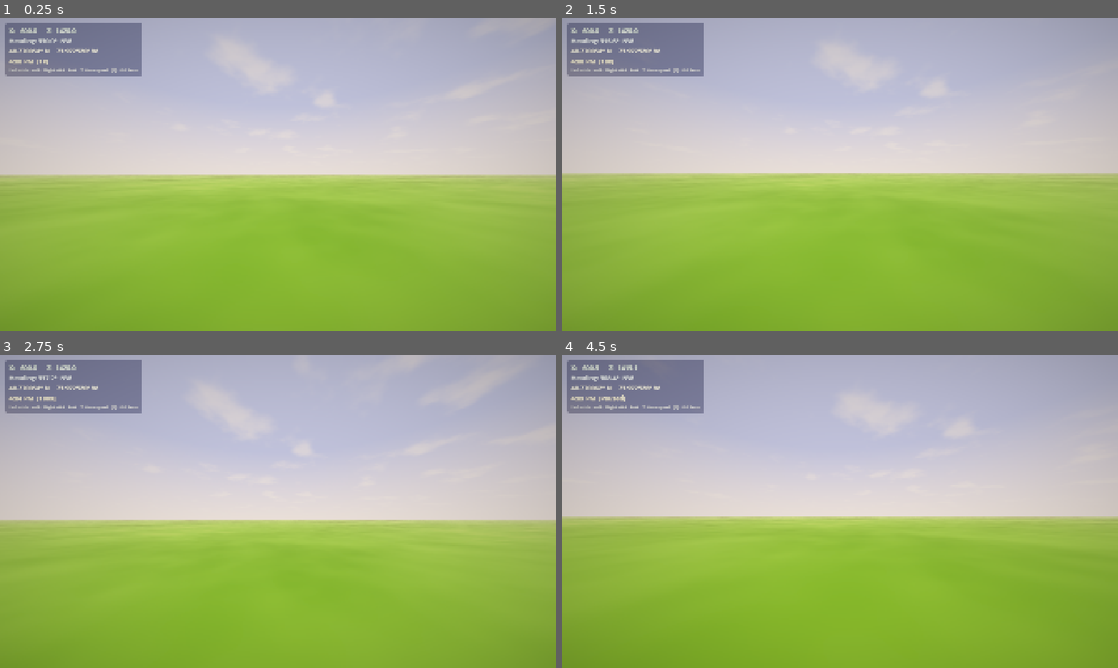
Above: before the commit, frames 1-4 (two rows, left to right).
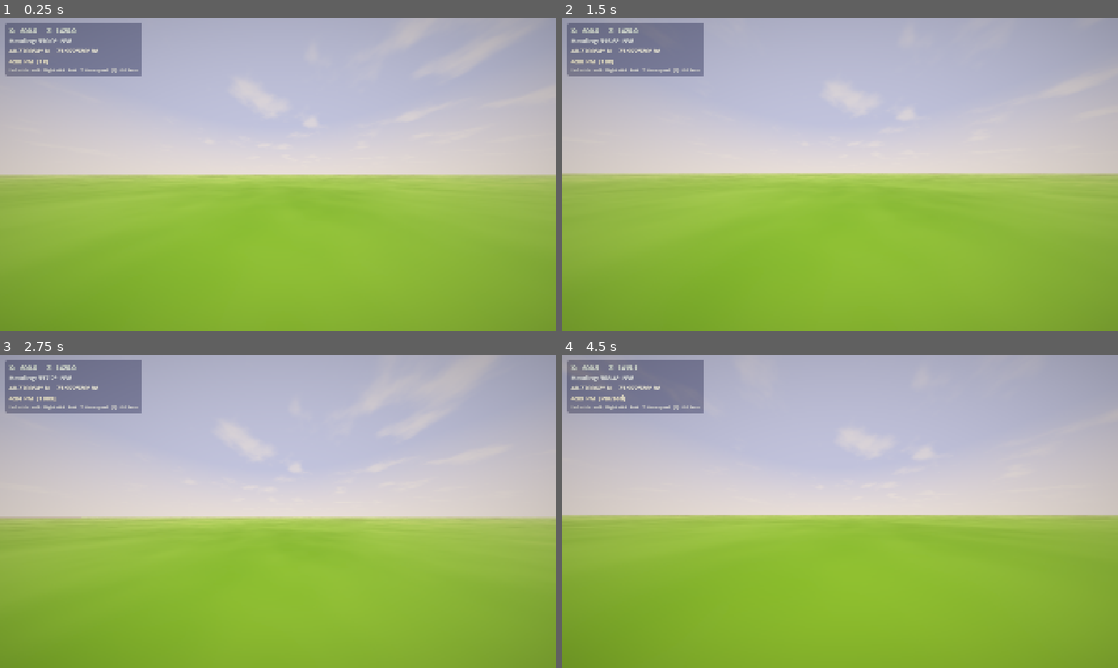
Above: after the commit, the same moments.

Repository: Central-Park-Walk/central-park-walk
Game: Godot game, scene res://main.tscn
The game is run twice, just before and just after one commit, with the same random seed, the same clock (stepped at 60 frames per second) and the same inputs.
Inputs (mouse positions are in pixels of both pictures, inside the frame that each line leads up to):
- Up to frame 1 (0.25 s): no input
- Up to frame 2 (1.5 s): tap Enter at 0.5 s; move the mouse to (867, 174) at 0.52 s; hold W from 0.53 s (still down); tap T at 0.6 s; tap Space at 1.25 s; move the mouse to (812, 174) at 1.27 s; tap F at 1.35 s
- Up to frame 3 (2.75 s): keep holding W; tap Enter at 2 s; move the mouse to (289, 505) at 2.02 s; tap T at 2.1 s
- Up to frame 4 (4.5 s): keep holding W; tap Space at 2.75, 4.25 s; move the mouse to (834, 517) at 2.77 s; tap F at 2.85, 4.35 s; tap Enter at 3.5 s; move the mouse to (878, 514) at 3.52 s; tap T at 3.6 s; move the mouse to (795, 508) at 4.27 s

The runs differ from the first frame. In frame 1, 0.2% of the frame differs, in the area x 32-60%, y 12-55%; in frame 2, 0.2%; in frame 3, 1.9%, in the area x 0-100%, y 14-58%; in frame 4, 1.6%.

Commit message:
Replace path blending with priority system; smaller player, wider FOV
Path intersections: wider path wins completely, no blending or opacity
falloff. Coverage is binary (inside half-width = 1, outside = 0).
Clean hard edges instead of broken gradient transitions.

Player: capsule 1.2m (was 1.7m), eye height 1.15m (was 1.65m),
FOV 110° (was 90°).

Co-Authored-By: Claude Opus 4.6 <noreply@anthropic.com>

Diff:
--- a/main.gd
+++ b/main.gd
@@ -314,7 +314,7 @@
 	var yaw: float = shot["yaw"]
 	var pitch: float = shot["pitch"]
 	var hour: float = shot["hour"]
-	_player.position = Vector3(x, _terrain_height(x, z) + 1.8, z)
+	_player.position = Vector3(x, _terrain_height(x, z) + 1.3, z)
 	_player.rotation_degrees.y = yaw
 	var head: Node3D = _player.get_node("Head")
 	if head:
@@ -1362,16 +1362,10 @@
 	int gstart = int(gd.r);
 	int gcount = min(int(gd.g), 48);
 
-	// Track best and second-best path segments for material blending.
-	float best_cov  = 0.0;
-	float best_hw   = 0.0;
-	float best_dist = 9999.0;
-	int   best_mat  = 0;
-
-	float sec_cov  = 0.0;
-	float sec_hw   = 0.0;
-	float sec_dist = 9999.0;
-	int   sec_mat  = 0;
+	// Simple priority: wider path wins completely. No blending.
+	float best_cov = 0.0;
+	float best_hw  = 0.0;
+	int   best_mat = 0;
 
 	for (int gi = 0; gi < gcount; gi++) {
 		int li = gstart + gi;
@@ -1385,31 +1379,17 @@
 
 		float d = point_segment_dist(world_pos.xz, ep.xy, ep.zw);
 		float hw = pr.x;
-		int mi = int(pr.y);
-
-		// Coverage fades to zero 0.5m before the nominal path edge.
-		// This ensures the polygon boundary is never visible — material
-		// is fully transparent before reaching the geometric edge.
-		float margin = 0.5;
-		float fade_w = min(1.5, hw * 0.4);
-		float cov = 1.0 - smoothstep(hw - fade_w - margin, hw - margin, d);
-
-		if (cov > best_cov + 0.05 || (cov > 0.3 && cov > best_cov - 0.05 && hw > best_hw)) {
-			if (best_mat != mi && best_cov > 0.05) {
-				sec_cov  = best_cov;
-				sec_hw   = best_hw;
-				sec_dist = best_dist;
-				sec_mat  = best_mat;
-			}
-			best_cov  = cov;
-			best_hw   = hw;
-			best_dist = d;
-			best_mat  = mi;
-		} else if (mi != best_mat && cov > sec_cov) {
-			sec_cov  = cov;
-			sec_hw   = hw;
-			sec_dist = d;
-			sec_mat  = mi;
+		float cov = d < hw ? 1.0 : 0.0;
+
+		// Priority: wider path wins at intersections.
+		if (cov > 0.5 && hw > best_hw) {
+			best_cov = cov;
+			best_hw  = hw;
+			best_mat = int(pr.y);
+		} else if (cov > best_cov) {
+			best_cov = cov;
+			best_hw  = hw;
+			best_mat = int(pr.y);
 		}
 	}
 
@@ -1440,41 +1420,15 @@
 	grass_nrm = mix(grass_nrm, m_nrm, meadow_blend);
 	grass_rgh = mix(grass_rgh, m_rgh, meadow_blend);
 
-	if (mat_idx > 0 && path_weight > 0.001) {
-		// --- Path shading with intersection blending ---
+	if (mat_idx > 0 && path_weight > 0.5) {
+		// --- Path shading — winner-takes-all, no blending ---
 		vec4 ml = mat_lookup(mat_idx);
-		float tex_set = ml.x;
-		vec3 tint = ml.yzw;
 		vec2 path_uv = world_pos.xz / path_tile_m;
-		vec3 p_alb = texture(path_alb_arr, vec3(path_uv, tex_set)).rgb * tint;
-		vec3 p_nrm = texture(path_nrm_arr, vec3(path_uv, tex_set)).rgb;
-		float p_rgh = clamp(texture(path_rgh_arr, vec3(path_uv, tex_set)).r + 0.10, 0.0, 1.0);
-
-		// Blend with second path material at intersections.
-		// Uses distance ratio from each centerline as the blend direction,
-		// modulated by the second path's coverage so the blend fades to
-		// zero smoothly — no visible line at the polygon boundary.
-		if (sec_mat > 0 && sec_mat != best_mat && sec_cov > 0.01) {
-			vec4 ml2 = mat_lookup(sec_mat);
-			vec3 s_alb = texture(path_alb_arr, vec3(path_uv, ml2.x)).rgb * ml2.yzw;
-			vec3 s_nrm = texture(path_nrm_arr, vec3(path_uv, ml2.x)).rgb;
-			float s_rgh = clamp(texture(path_rgh_arr, vec3(path_uv, ml2.x)).r + 0.10, 0.0, 1.0);
-
-			// Distance ratio: 0 = on best center, 1 = on second center
-			float t = best_dist / (best_dist + sec_dist + 0.001);
-			t = smoothstep(0.0, 1.0, t);
-
-			// Modulate by second path's coverage — blend fades naturally
-			// as the second path fades, so no discontinuity at its edge.
-			t *= smoothstep(0.0, 0.4, sec_cov);
-
-			p_alb = mix(p_alb, s_alb, t);
-			p_nrm = mix(p_nrm, s_nrm, t);
-			p_rgh = mix(p_rgh, s_rgh, t);
-		}
-
-		// Path-grass transition
-		float soft_weight = smoothstep(0.05, 0.5, path_weight);
+		vec3 p_alb = texture(path_alb_arr, vec3(path_uv, ml.x)).rgb * ml.yzw;
+		vec3 p_nrm = texture(path_nrm_arr, vec3(path_uv, ml.x)).rgb;
+		float p_rgh = clamp(texture(path_rgh_arr, vec3(path_uv, ml.x)).r + 0.10, 0.0, 1.0);
+
+		float soft_weight = 1.0;
 
 		ALBEDO          = mix(grass_alb, p_alb, soft_weight);
 		vec3 _cn = mix(grass_nrm, p_nrm, soft_weight) * 2.0 - 1.0;
@@ -1690,7 +1644,7 @@
 		p.rotation_degrees.y = 0.0
 		p.set_physics_process(false)
 	else:
-		p.position = Vector3(-600.0, _terrain_height(-600.0, 1420.0) + 2.0, 1420.0)  # Literary Walk
+		p.position = Vector3(-600.0, _terrain_height(-600.0, 1420.0) + 1.5, 1420.0)  # Literary Walk
 	p.rotation_degrees.y = 30.0
 	add_child(p)
 	if _terrain_only and p.head:
--- a/player.gd
+++ b/player.gd
@@ -26,23 +26,23 @@
 	# Capsule collider
 	var col := CollisionShape3D.new()
 	var cap := CapsuleShape3D.new()
-	cap.radius = 0.35
-	cap.height = 1.7
+	cap.radius = 0.30
+	cap.height = 1.2
 	col.shape   = cap
-	col.position = Vector3(0.0, 0.85, 0.0)
+	col.position = Vector3(0.0, 0.6, 0.0)
 	add_child(col)
 
 	# Head node – only rotates on X (pitch)
 	head = Node3D.new()
 	head.name     = "Head"
-	head.position = Vector3(0.0, 1.65, 0.0)
+	head.position = Vector3(0.0, 1.15, 0.0)
 	add_child(head)
 
 	# Camera attached to head
 	var cam := Camera3D.new()
 	cam.name    = "Camera"
 	cam.current = true
-	cam.fov     = 90.0
+	cam.fov     = 110.0
 	# Depth of field — subtle far blur for atmospheric depth
 	var cam_attr := CameraAttributesPractical.new()
 	cam_attr.dof_blur_far_enabled    = true
@@ -67,7 +67,7 @@
 	if absf(dy) > 0.1:  # sudden jump = stair step, not normal movement
 		_stair_offset += dy
 	_stair_offset = lerpf(_stair_offset, 0.0, clampf(15.0 * delta, 0.0, 1.0))
-	head.position.y = 1.65 - _stair_offset
+	head.position.y = 1.15 - _stair_offset
 
 
 func _unhandled_input(event: InputEvent) -> void:
